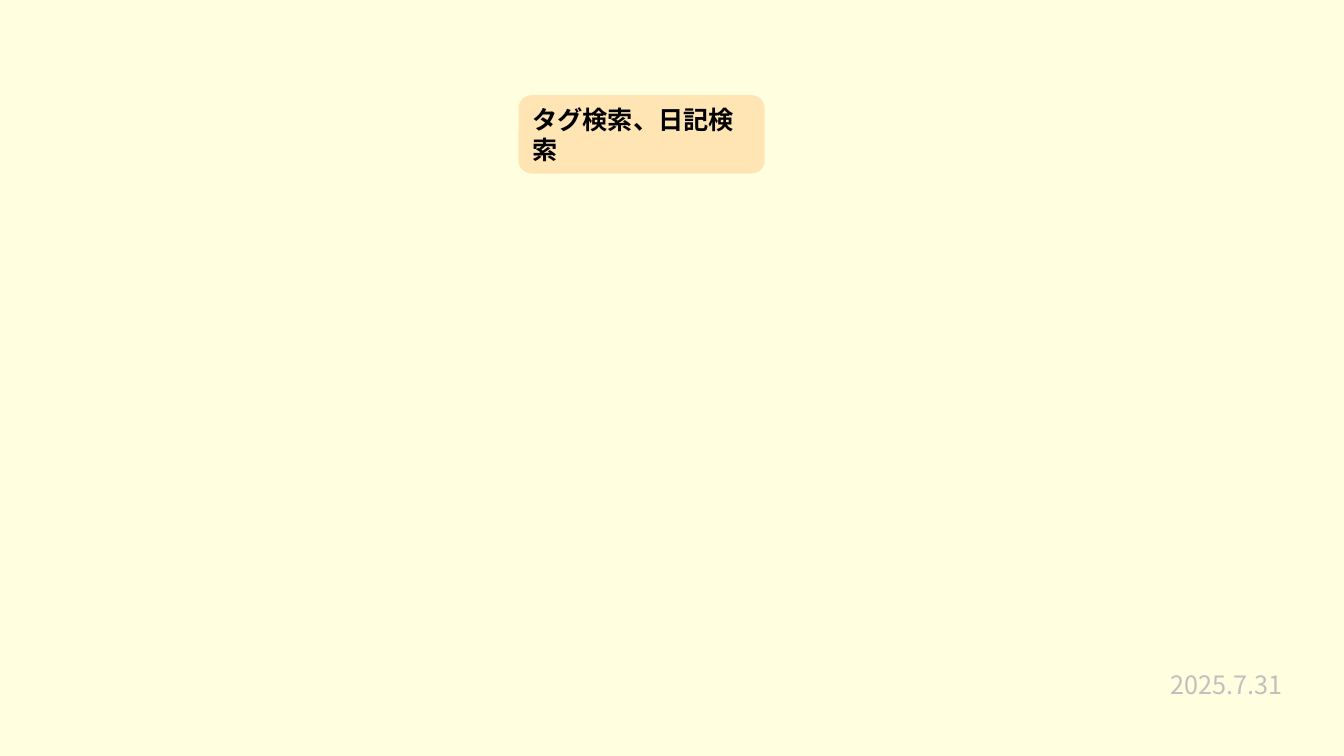
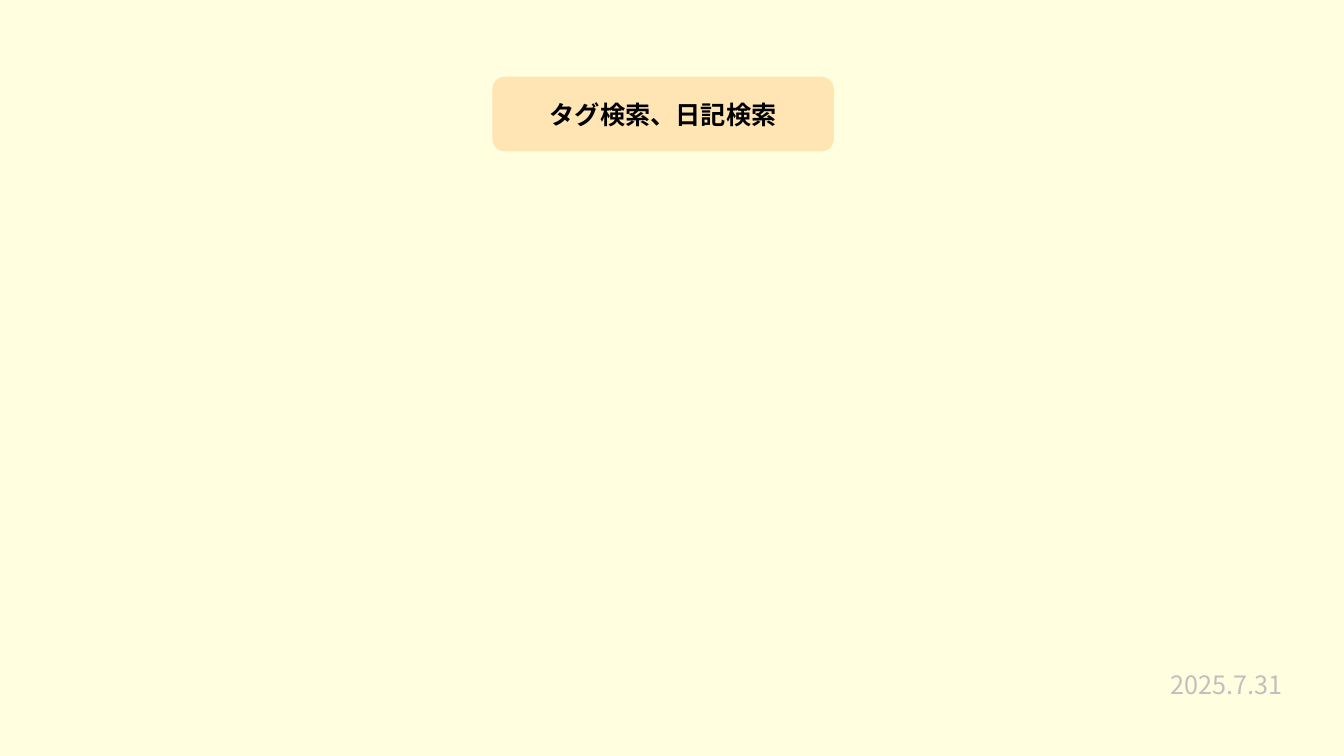
Before and after one commit to plusdojo2025/a2-7, a slide deck: slide 8 of 発表準備/7月成果発表会.pptx (slide 10 before the commit). Drawn at 1344x756 pixels with LibreOffice and Linux fonts; fonts in the diff are those of the drawing. Boxes give left, top, right and bottom in pixels: in the first picture for what was removed or moved away, otherwise in the second. Text is boxed around its words. In the diff, an @@ line names an element or a change of style, - is before the commit and + after.

```diff
--- a/発表準備/7月成果発表会.pptx
+++ b/発表準備/7月成果発表会.pptx
@@ rounded rectangle "タグ検索、日記検索": place and size @@
-rounded rectangle "タグ検索、日記検索" at [518,95,764,173]
+rounded rectangle "タグ検索、日記検索" at [492,77,834,151]
@@ rounded rectangle "タグ検索、日記検索" at [492,77,834,151]: alignment left to centre @@
```
Also in this commit, not shown: 7 other slides changed, 2 other files.
